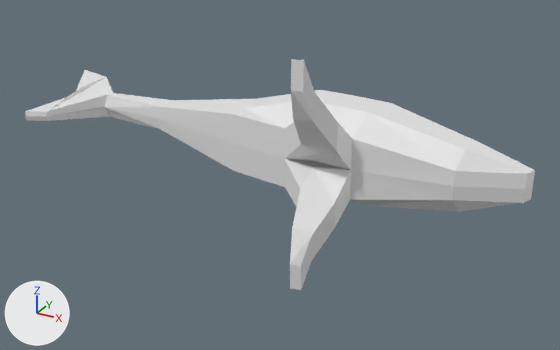
One commit to the Blender file Assets/Models/Characters/shark.blend: the scene before it, then after it.
One viewpoint serves both versions: a camera (50 mm lens) standing at (1.39, -3.53, 3.94) and looking at (-0.54, -0.02, 2.19). The axes (+X, +Y, +Z) are drawn at lower left. The lights are the same throughout.

The older version as bpy lines, for what is in view:
```python
me_plane = bpy.data.meshes.new('Plane')
me_plane.from_pydata(...)  # 170 vertices, 127 faces, 9 loose edges; spans x -2.21..0.91, y -0.55..0.55, z -0.6..0.6
ob_plane = bpy.data.objects.new('Plane', me_plane)
ob_plane.location = (-0.08, 0.0, 2.431)
```
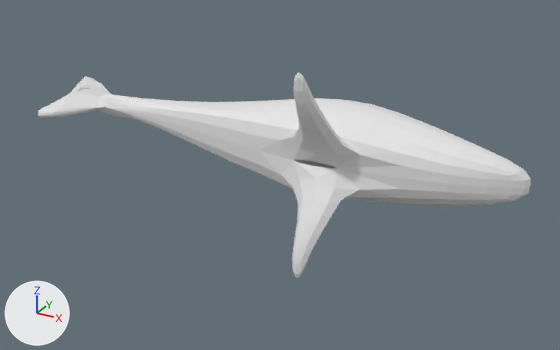
Where the change shows, as pixel boxes (x1, y1, x2, y2) in the pictures (560 x 350 px; the box of a moved part takes in the faces that stretch with it):
'Plane', reshaped, modifiers changed (11% shorter): before (25, 59, 535, 290); after (38, 72, 531, 278)
part 1 of me_plane, deleted: before (76, 70, 106, 91)
part 2 of me_plane, moved or reshaped: before (46, 77, 114, 121); after (62, 76, 111, 117)

Patch to the scene script:
```diff
--- a/Assets/Models/Characters/shark.blend.py
+++ b/Assets/Models/Characters/shark.blend.py
@@ me_plane @@
 # used by ob_plane; location = (-0.08, 0.0, 2.431)
-me_plane.from_pydata(...)  # 170 vertices, 127 faces, 9 loose edges; spans x -2.21..0.91, y -0.55..0.55, z -0.6..0.6
+me_plane.from_pydata(...)  # 158 vertices, 127 faces, 7 loose edges; spans x -2.36..0.91, y -0.55..0.55, z -0.6..0.6
+# me_plane part 1: the loose piece of 4 vertices spanning x -2.21..-1.82, y -0.08..0.38, z 0.03..0.09 is deleted
+# me_plane part 2
+# 10 vertices are removed from x -2.21..-1.82, y -0.08..0.38, z -0.09..0.09
+# 7 faces are deleted
+# 2 loose edges are deleted
+# 1 vertex moves from x -2.21, y 0.37, z 0.0 to x -2.36, y 0.51, z -0.01
+# 6 vertices are added at (-1.86, 0.13, 0.05), (-1.86, 0.13, 0.05), (-1.79, -0.09, -0.06), (-1.88, 0.12, -0.08), (-1.79, -0.09, -0.06), (-1.88, 0.12, -0.08)
+# 9 new faces join them
@@ ob_plane @@
 ob_plane.location = (-0.08, 0.0, 2.431)
+_m = ob_plane.modifiers.new('Subdivision', 'SUBSURF')
+_m.render_levels = 1
```
